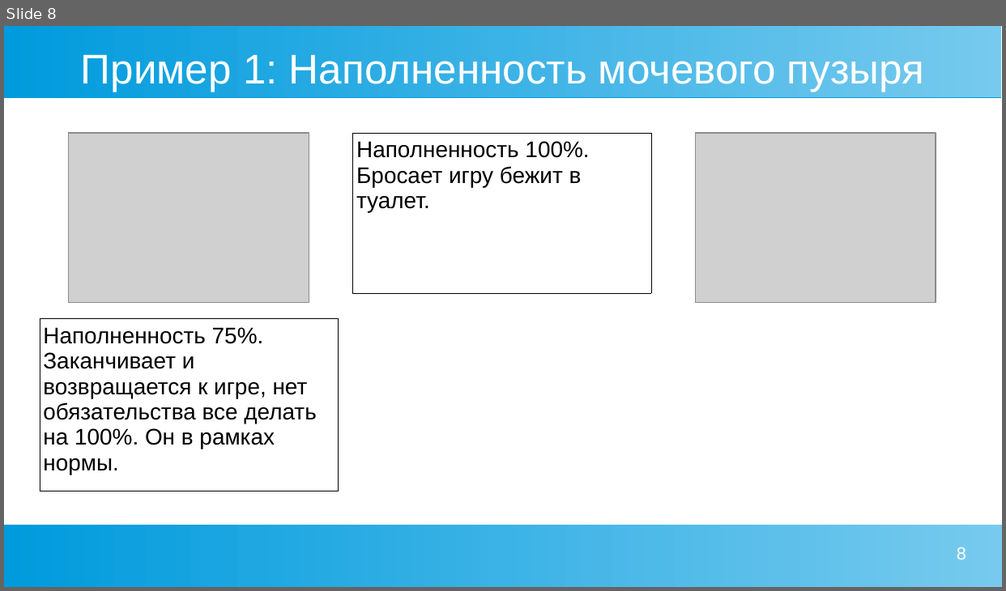
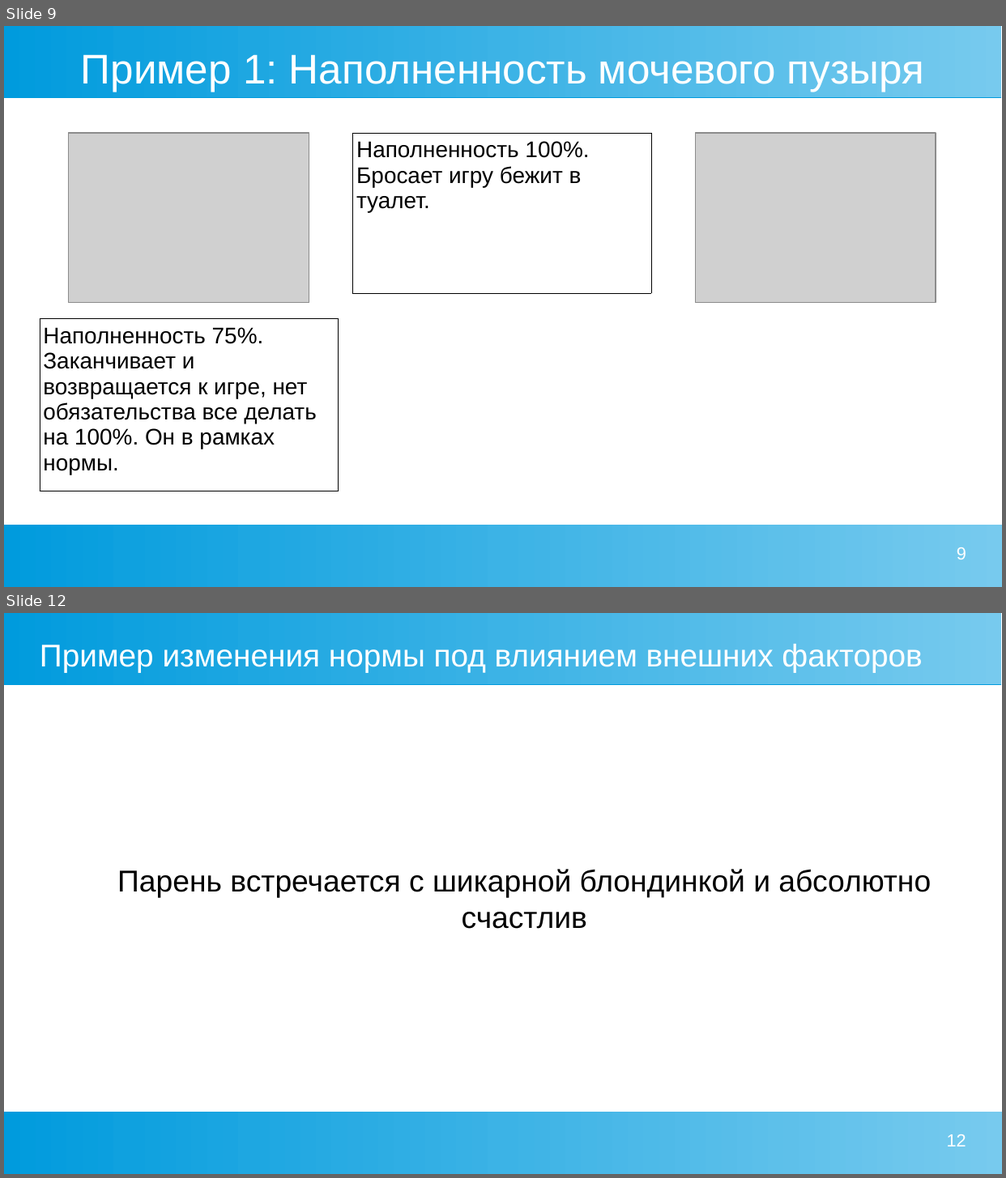
Before and after one commit to Chularev/articles, a slide deck: Psychology/2. гомеостаз и мотивация.odp. Shown one above the other, each under a label of ours: slide 8 before the commit, slides 9 and 12 after it; the slides between them are not shown. The pictures are 1006x591 and 1006x1178 pixels, drawn with LibreOffice and Linux fonts; fonts in the diff are those of the drawing; grey boxes stand for pictures. Boxes give left, top, right and bottom in pixels: in the first picture for what was removed or moved away, otherwise in the second. Text is boxed around its words. In the diff, an @@ line names an element or a change of style, - is before the commit and + after.

```diff
--- a/Psychology/2. гомеостаз и мотивация.odp
+++ b/Psychology/2. гомеостаз и мотивация.odp
@@ slide 12 added at (4,613,1002,1174), background #FFFFFF; not listed: 2 template elements that a slide beside it also shows @@
@@ title added at (40,644,922,673), 25 pt, text #FFFFFF @@
+Пример изменения нормы под влиянием внешних факторов
@@ text added at (117,869,931,929), 24 pt, text #000000 @@
+Парень встречается с шикарной блондинкой и абсолютно счастлив
@@ page number added at (947,1135,966,1147), 14 pt, text #FFFFFF @@
+12
@@ what was slide 8 is now slide 9 @@
@@ page number at (957,548,966,560): text changed @@
-8
+9
```
Also in this commit, not shown: 2 slides changed, 6 other slides added.
